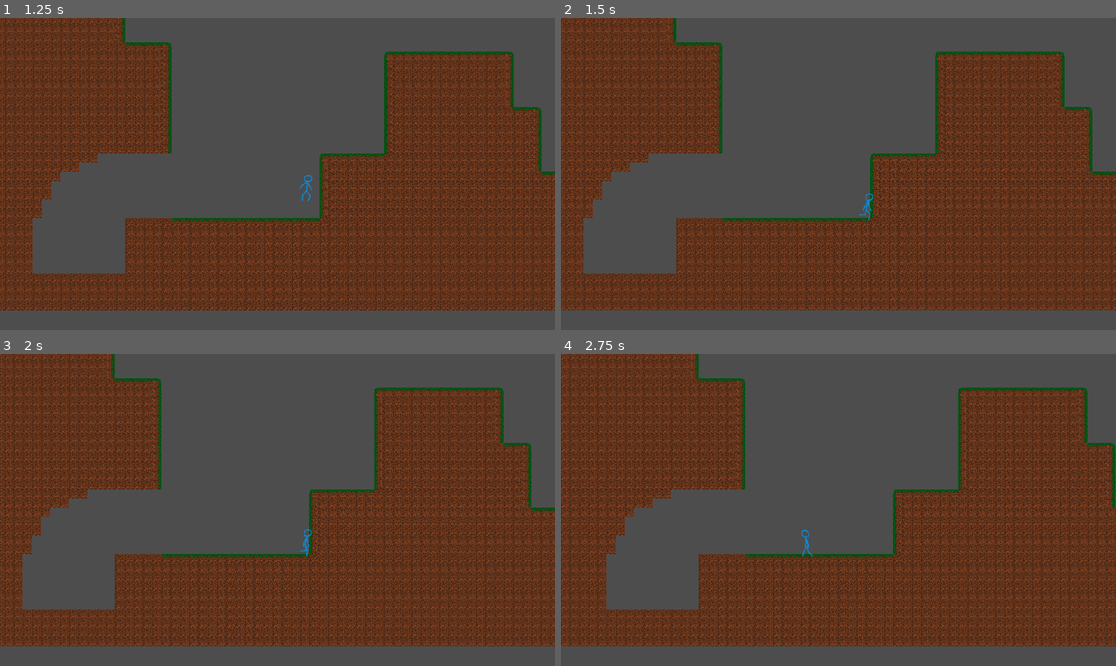
Above: before the commit, frames 1-4 (two rows, left to right).
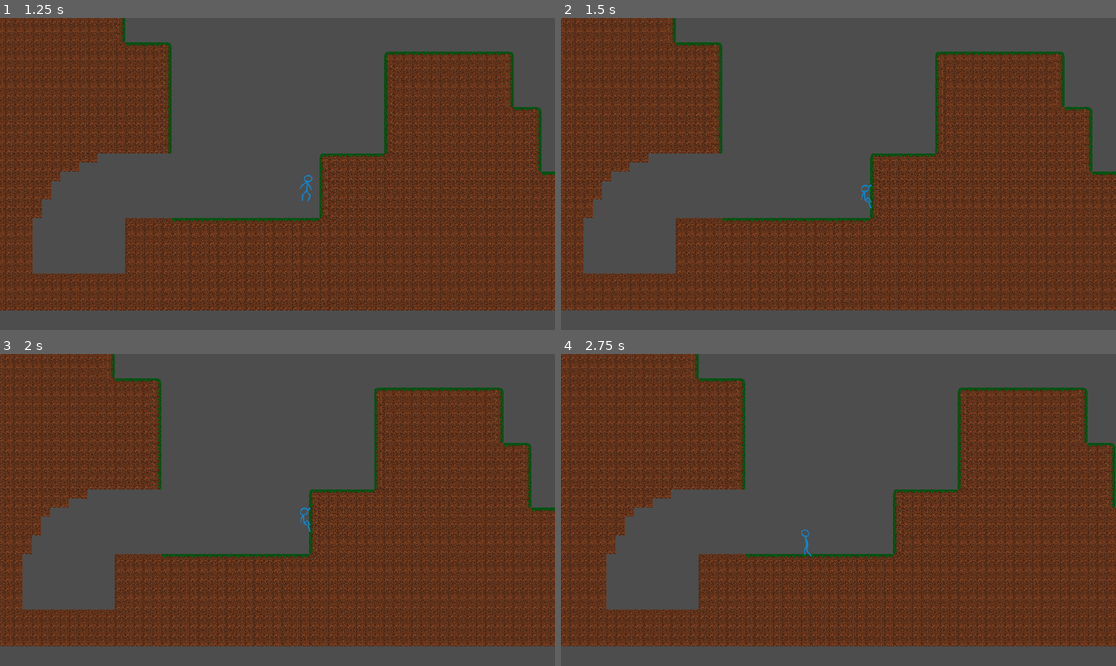
Above: after the commit, the same moments.

Repository: guidox-design/pippo_movement
Game: Godot game, scene res://assets/scenes/levels/pixel_level.tscn
Same seed, same stepped clock (60 frames per second), same inputs: the game is played once before the commit and once after it.
Inputs (mouse positions are in pixels of both pictures, inside the frame that each line leads up to):
- Up to frame 1 (1.25 s): move the mouse to (399, 158) at 0.52 s; hold D (move_right) from 0.53 s (still down); tap Space (jump) at 0.6, 0.77, 1.07 s
- Up to frame 2 (1.5 s): keep holding D (move_right); move the mouse to (727, 189) at 1.27 s; click (727, 189) at 1.35 s
- Up to frame 3 (2 s): keep holding D (move_right); tap Space (jump) at 1.52, 1.55, 1.82 s
- Up to frame 4 (2.75 s): move the mouse to (894, 441) at 2.02 s; release D (move_right) at 2.03 s; hold A (move_left) from 2.03 s (still down); tap Space (jump) at 2.1 s

Frame 1 is identical in both runs. In frame 2, 3.2% of the frame differs, in the area x 0-100%, y 0-94%; in frame 3, 0.3%; in frame 4, 1.2%.

Commit message:
wall_slide

Diff:
--- a/assets/prefabs/player/player_controller(pixel).tscn
+++ b/assets/prefabs/player/player_controller(pixel).tscn
@@ -662,3 +662,8 @@
 unique_name_in_owner = true
 position = Vector2(-18, 22)
 target_position = Vector2(0, -53)
+
+[node name="WallSlideRayCast" type="RayCast2D" parent="."]
+unique_name_in_owner = true
+position = Vector2(3, -14)
+target_position = Vector2(16, 0)
--- a/assets/scripts/player/player_controller(pixel).gd
+++ b/assets/scripts/player/player_controller(pixel).gd
@@ -9,6 +9,11 @@
 	LEDGE_CLIMB,
 	LEDGE_JUMP,
 	ATTACK,
+	WALL_SLIDE,
+	WALL_JUMP,
+	WALL_CLIMB,
+	DASH,
+	TURNING,
 }
 
 const FALL_GRAVITY := 1500.0
@@ -19,6 +24,9 @@
 const DOUBLE_JUMP_VELOCITY := -450.0
 const FLOAT_GRAVITY := 200.0
 const FLOAT_VELOCITY := 100.0
+const LEDGE_JUMP_VELOCITY := -500
+const WALL_SLIDE_GRAVITY := 300.0
+const WALL_SLIDE_VELOCITY := 500.0
 
 
 
@@ -28,7 +36,7 @@
 @onready var player_collider: CollisionShape2D = $PlayerCollider
 @onready var ledge_climb_ray_cast: RayCast2D = $LedgeClimbRayCast
 @onready var ledge_space_ray_cast: RayCast2D = $LedgeSpaceRayCast
-
+@onready var wall_slide_ray_cast: RayCast2D = $WallSlideRayCast
 
 
 
@@ -47,7 +55,7 @@
 func _physics_process(delta: float) -> void:
 	process_state(delta)
 	move_and_slide()
-
+	#handle_input()
 
 
 
@@ -92,6 +100,16 @@
 			global_position.y = ledge_climb_ray_cast.get_collision_point().y
 			can_double_jump = true
 
+
+		STATE.LEDGE_JUMP:
+			animated_sprite.play("double_jump")
+			velocity.y = LEDGE_JUMP_VELOCITY
+
+
+		STATE.WALL_SLIDE:
+			animated_sprite.play("wall_slide")
+			velocity.y = 0
+			can_double_jump = true
 		#STATE.ATTACK:
 		#	animated_sprite.play("attacco_pippo")
 
@@ -116,6 +134,8 @@
 					switch_state(STATE.FLOAT)
 			elif is_input_toward_facing() and is_ledge() and is_space():
 				switch_state(STATE.LEDGE_CLIMB)
+			elif is_input_toward_facing() and can_wall_sliding():
+				switch_state(STATE.WALL_SLIDE)
 
 		STATE.FLOOR:
 			if Input.get_axis("move_left", "move_right"):
@@ -130,7 +150,7 @@
 			elif Input.is_action_just_pressed("jump"):
 				switch_state(STATE.JUMP)
 
-		STATE.JUMP, STATE.DOUBLE_JUMP:
+		STATE.JUMP, STATE.DOUBLE_JUMP, STATE.LEDGE_JUMP:
 			velocity.y = move_toward(velocity.y, 0, JUMP_DECELERATION * delta)
 			handle_movement()
 
@@ -151,6 +171,9 @@
 				switch_state(STATE.FALL)
 			elif is_input_toward_facing() and is_ledge() and is_space():
 				switch_state(STATE.LEDGE_CLIMB)
+			elif is_input_toward_facing() and can_wall_sliding():
+				switch_state(STATE.WALL_SLIDE)
+
 
 		STATE.LEDGE_CLIMB:
 			if not animated_sprite.is_playing():
@@ -159,6 +182,26 @@
 				offset.x *= facing_direction
 				position += offset
 				switch_state(STATE.FLOOR)
+			elif Input.is_action_just_pressed("jump"):
+				var progress := inverse_lerp(0, animated_sprite.sprite_frames.get_frame_count("ledge_climb"), animated_sprite.frame)
+				var offset := ledge_climb_offset()
+				offset.x *= facing_direction * progress
+				position += offset
+				switch_state(STATE.LEDGE_JUMP)
+
+
+		STATE.WALL_SLIDE:
+			velocity.y = move_toward(velocity.y, WALL_SLIDE_VELOCITY, WALL_SLIDE_GRAVITY * delta)
+			handle_movement()
+
+			if is_on_floor():
+				switch_state(STATE.FLOOR)
+
+			elif is_ledge() and is_space():
+				switch_state(STATE.LEDGE_CLIMB)
+
+			elif not can_wall_sliding():
+				switch_state(STATE.FALL)
 
 #		STATE.ATTACK:
 #			process_attack()
@@ -171,15 +214,17 @@
 		facing_direction = input_direction
 		ledge_climb_ray_cast.position.x = input_direction * absf(ledge_climb_ray_cast.position.x)
 		ledge_climb_ray_cast.target_position.x = input_direction * absf(ledge_climb_ray_cast.target_position.x)
-		ledge_climb_ray_cast.force_raycast_update()
-
+		wall_slide_ray_cast.force_raycast_update()
+		wall_slide_ray_cast.position.x = input_direction * absf(wall_slide_ray_cast.position.x)
+		wall_slide_ray_cast.target_position.x = input_direction * absf(wall_slide_ray_cast.target_position.x)
+		wall_slide_ray_cast.force_raycast_update()
 
 
 	velocity.x = input_direction * WALK_VELOCITY
 
 
 func is_input_toward_facing() -> bool:
-	return signf(Input.get_axis("move_left", "move_right") == facing_direction)
+	return signf(Input.get_axis("move_left", "move_right")) == facing_direction
 
 
 func is_ledge() -> bool:
@@ -203,7 +248,8 @@
 
 
 
-
+func can_wall_sliding() -> bool:
+	return is_on_wall_only() and wall_slide_ray_cast.is_colliding()
 
 
 
